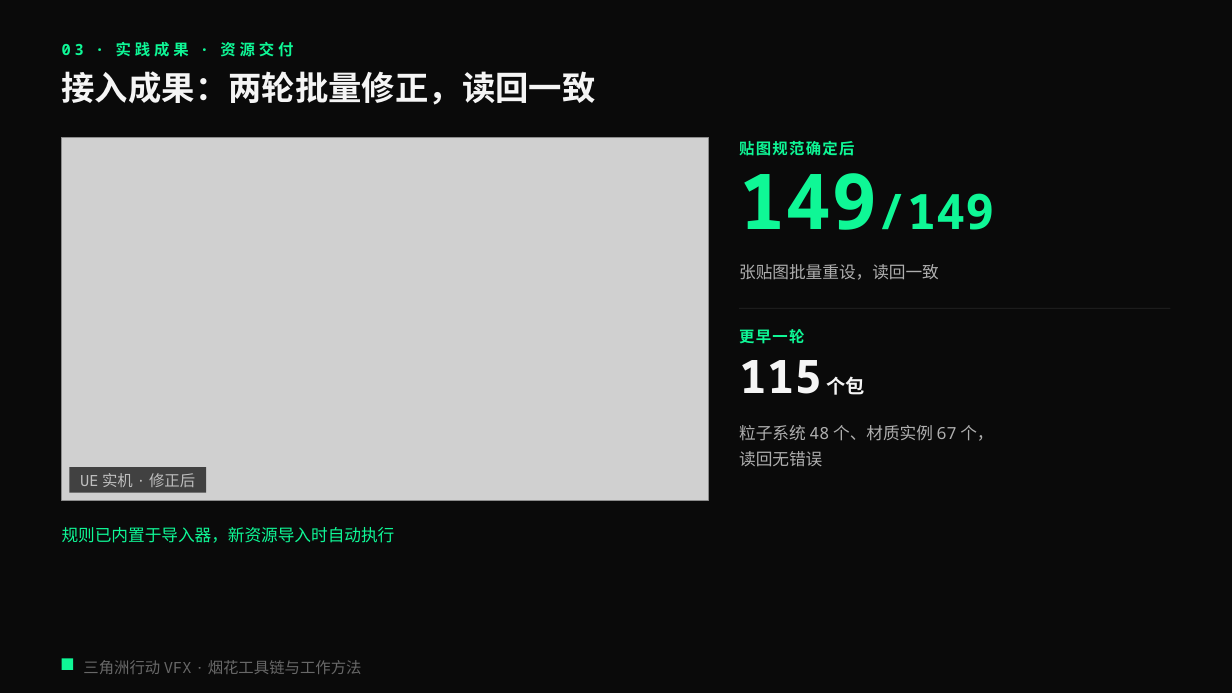
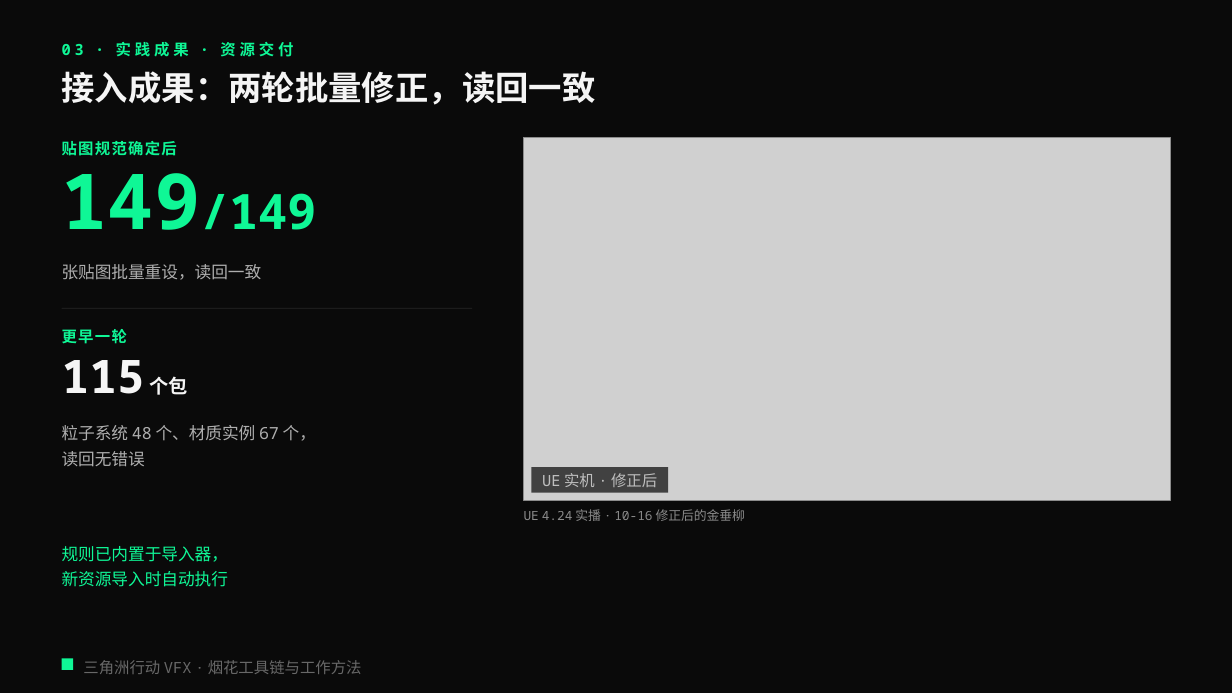
Before and after one commit to loccmaiii-lang/FireWorksLab, a slide deck: slide 12 of 协作/提示词/分享PPT交接_2026-10-29/第四版交付_云端/烟花秀AI全流程_第四版.pptx. Drawn at 1232x693 pixels with LibreOffice and Linux fonts; fonts in the diff are those of the drawing; grey boxes stand for pictures. Boxes give left, top, right and bottom in pixels: in the first picture for what was removed or moved away, otherwise in the second. Text is boxed around its words. In the diff, an @@ line names an element or a change of style, - is before the commit and + after.

```diff
--- a/协作/提示词/分享PPT交接_2026-10-29/第四版交付_云端/烟花秀AI全流程_第四版.pptx
+++ b/协作/提示词/分享PPT交接_2026-10-29/第四版交付_云端/烟花秀AI全流程_第四版.pptx
@@ text "贴图规范确定后": place and size @@
-text "贴图规范确定后" at [739, 141, 854, 156]
+text "贴图规范确定后" at [62, 141, 177, 156]
@@ picture removed at [62, 138, 709, 501] @@
@@ picture added at [524, 138, 1171, 501] @@
@@ text "149/149": place and size @@
-text "149/149" at [739, 173, 995, 230]
+text "149/149" at [62, 173, 317, 230]
@@ text "张贴图批量重设，读回一致": place and size @@
-text "张贴图批量重设，读回一致" at [739, 264, 939, 280]
+text "张贴图批量重设，读回一致" at [62, 264, 262, 280]
@@ text "更早一轮": place and size @@
-text "更早一轮" at [739, 329, 804, 344]
+text "更早一轮" at [62, 329, 127, 344]
@@ rectangle: place and size @@
-rectangle at [739, 308, 1171, 309]
+rectangle at [62, 308, 472, 309]
@@ text "115 个包": place and size @@
-text "115 个包" at [739, 360, 865, 395]
+text "115 个包" at [62, 360, 187, 395]
@@ text "粒子系统 48 个、材质实例 67 个，": place and size @@
-text "粒子系统 48 个、材质实例 67 个，" at [739, 425, 993, 467]
+text "粒子系统 48 个、材质实例 67 个，" at [62, 425, 316, 467]
@@ text "UE 实机 · 修正后": place and size @@
-text "UE 实机 · 修正后" at [80, 473, 195, 487]
+text "UE 实机 · 修正后" at [542, 473, 657, 487]
@@ rectangle: place and size @@
-rectangle at [69, 468, 206, 494]
+rectangle at [531, 468, 668, 494]
@@ text added at [524, 509, 746, 521], 10 pt, text #F5F5F5 at 55% opacity @@
+UE 4.24 实播 · 10-16 修正后的金垂柳
@@ text at [62, 546, 228, 587]: text changed @@
-规则已内置于导入器，新资源导入时自动执行
+规则已内置于导入器，
+新资源导入时自动执行
```
Also in this commit, not shown: 10 other slides changed, 9 other files.
